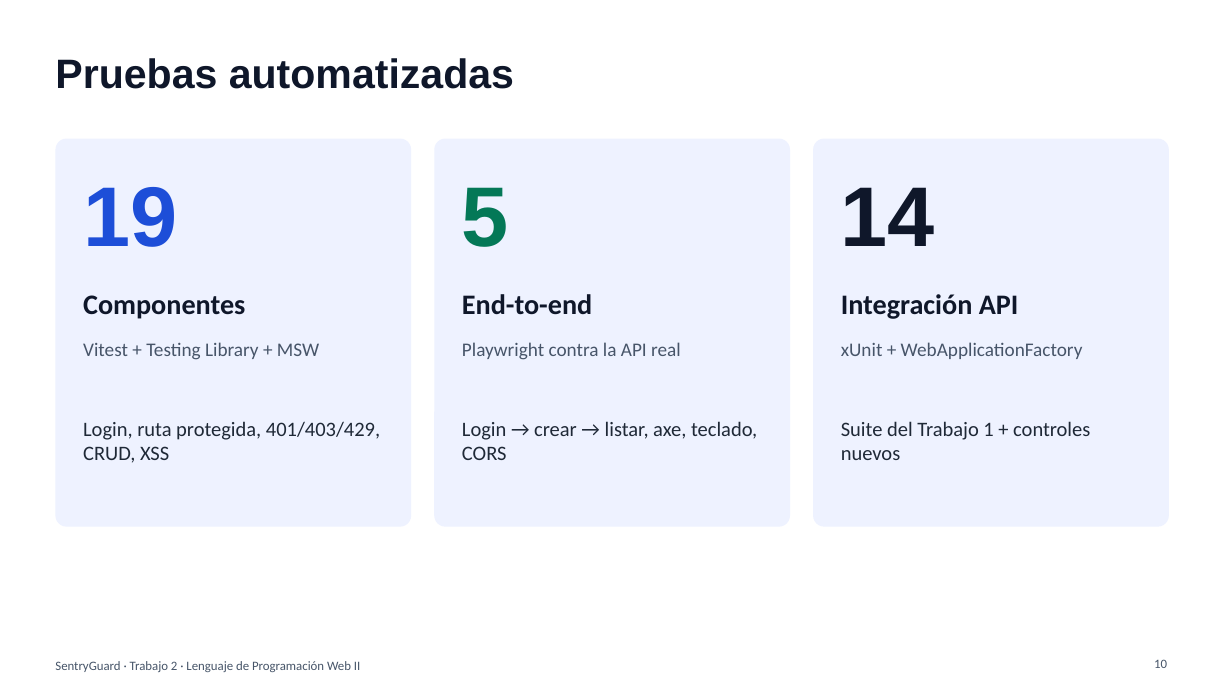
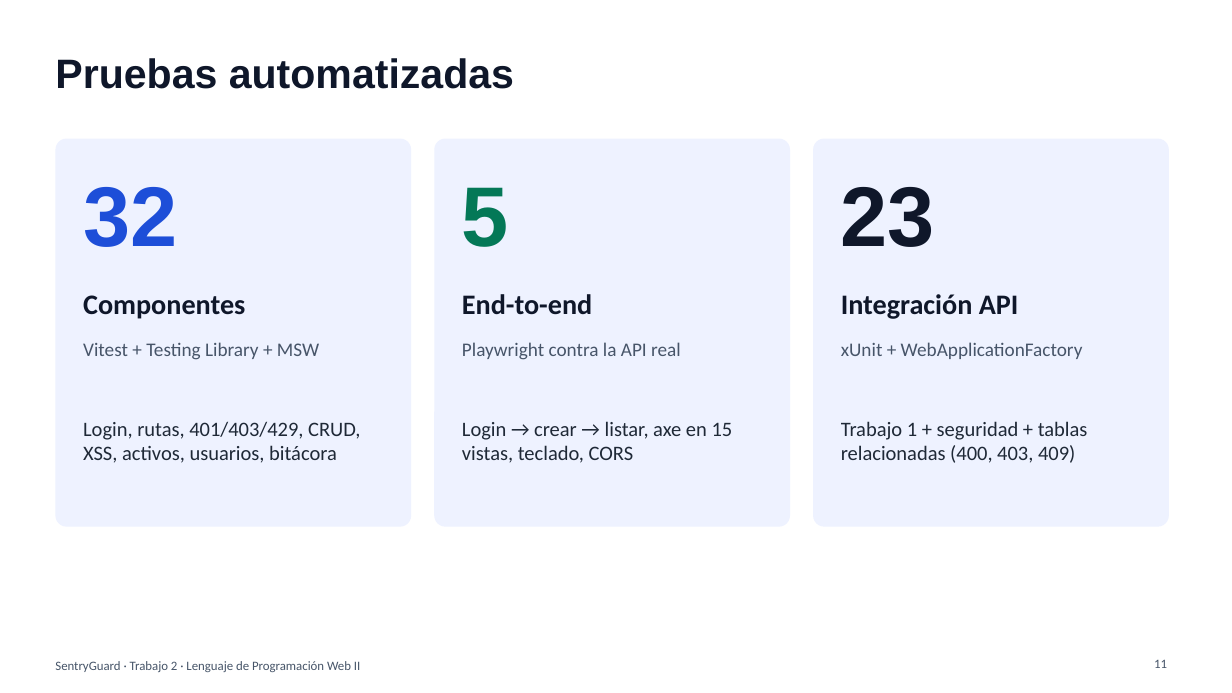
Before and after one commit to bastiovalleipvg/SentryGuard, a slide deck: slide 11 of docs/Presentacion_Trabajo2.pptx (slide 10 before the commit). Drawn at 1232x693 pixels with LibreOffice and Linux fonts; fonts in the diff are those of the drawing. Boxes give left, top, right and bottom in pixels: in the first picture for what was removed or moved away, otherwise in the second. Text is boxed around its words. In the diff, an @@ line names an element or a change of style, - is before the commit and + after.

Commit message:
docs: informe, presentacion, evidencias y bitacora de IA con las tablas relacionadas
- README con funcionalidades por rol y conteos de pruebas actualizados
- CAMBIOS_API_TRABAJO1 (filas 15 a 24), informe .md y .docx, presentacion (13 diapositivas)
- verificar-seguridad.mjs con 10 controles nuevos (29) y RUT de prueba con DV valido
- Evidencias regeneradas: pruebas, axe en 15 vistas, capturas nuevas y npm audit
- Reemplazo de los guiones largos por una redaccion mas natural

```diff
--- a/docs/Presentacion_Trabajo2.pptx
+++ b/docs/Presentacion_Trabajo2.pptx
@@ text at box(83, 187, 177, 247): text changed @@
-19
+32
@@ text at box(841, 187, 935, 247): text changed @@
-14
+23
@@ text at box(83, 421, 360, 463): text changed @@
-Login, ruta protegida, 401/403/429, CRUD, XSS
+Login, rutas, 401/403/429, CRUD, XSS, activos, usuarios, bitácora
@@ text at box(462, 421, 733, 463): text changed @@
-Login → crear → listar, axe, teclado, CORS
+Login → crear → listar, axe en 15 vistas, teclado, CORS
@@ text at box(841, 421, 1088, 463): text changed @@
-Suite del Trabajo 1 + controles nuevos
+Trabajo 1 + seguridad + tablas relacionadas (400, 403, 409)
@@ page number at box(1154, 660, 1167, 668): text changed @@
-10
+11
```
Also in this commit, not shown: 7 other slides changed, 1 slide added, 44 other files.
